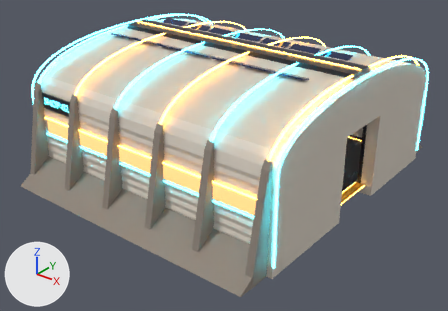
An edit to the FBX model My project/Assets/Resources/OutpostModules/Storage.fbx, drawn before and after from the same camera.
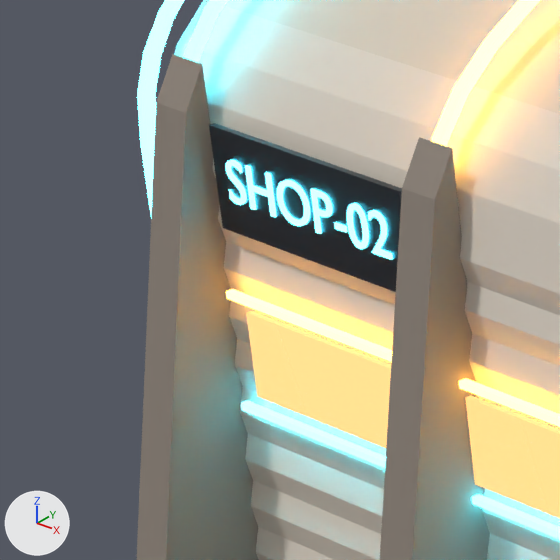
The first picture shows the older version from a 50 mm lens placed at (-0.12, -15.08, 9.3), pointed at (-11.58, -0.76, 0.42). The close-ups show the older and then the newer version on the part from 3% to 21% of the width and 24% to 50% of the height of that picture. Only the edits that show in the close-ups are written down. Lighting does not change. The marker at lower left points along +X, +Y and +Z. Where no turn or scale is listed for an object, it has been applied to the vertices. Vertices at exactly the same position are counted once.

Before the edit, the objects in view are built like this:
```python
me_storage_solid = bpy.data.meshes.new('Storage solid')
me_storage_solid.from_pydata(...)  # 500 vertices, 418 faces; spans x -16.38..-7.12, y -5.46..5.46, z -0.3..3.87
# faces by material slot: [236, 78, 22, 82]
me_storage_solid.materials.append(mat_shell_printed)  # pale yellow #d8cfc2
me_storage_solid.materials.append(mat_int_printed)  # pale yellow #cfc4b4
me_storage_solid.materials.append(mat_shell_gunmetal)  # dark grey #3a3d44
me_storage_solid.materials.append(mat_shell_printed_dark)  # grey #8c8278
me_storage_trim = bpy.data.meshes.new('Storage trim')
me_storage_trim.from_pydata(...)  # 3728 vertices, 4426 faces; spans x -16.43..-7.07, y -4.44..4.44, z -0.06..4.02
me_storage_trim.materials.append(mat_shell_window)  # black #0e141c, glowing orange #ffc27a
me_storage_trim.materials.append(mat_shell_gunmetal)  # dark grey #3a3d44
me_storage_trim.materials.append(mat_int_hazard)  # orange #e2a21b
me_storage_trim.materials.append(mat_shell_light_amber)  # black #000000, glowing orange #ffb547
me_storage_trim.materials.append(mat_shell_light_cyan)  # black #000000, glowing cyan #3fe0ff
me_storage_trim.materials.append(mat_int_rubber)  # black #1a1b1f
me_storage_trim.materials.append(mat_int_deck)  # dark grey #474b53
me_storage_trim.materials.append(mat_int_panel)  # white #e9e6e0
me_storage_trim.materials.append(mat_int_light_warm)  # black #000000, glowing beige #ffe9cf
me_storage_trim.materials.append(mat_shell_solar)  # dark blue #1c2a55
ob_storage_solid = bpy.data.objects.new('Storage solid', me_storage_solid)
ob_storage_solid.location = (0.0, 0.0, 0.0)
ob_storage_trim = bpy.data.objects.new('Storage trim', me_storage_trim)
ob_storage_trim.location = (0.0, 0.0, 0.0)
```
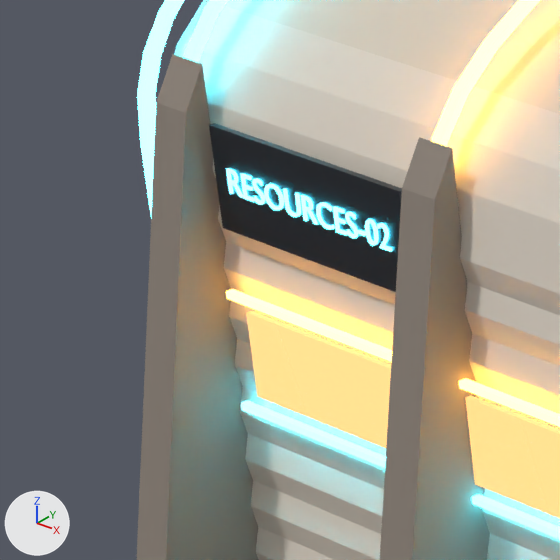
What changed in the scene script:
```text
Change me_storage_trim:
    used by ob_storage_trim; location = (0.0, 0.0, 0.0)
    remove me_storage_trim.from_pydata(...)  # 3728 vertices, 4426 faces; spans x -16.43..-7.07, y -4.44..4.44, z -0.06..4.02
    add me_storage_trim.from_pydata(...)  # 4612 vertices, 5736 faces; spans x -16.43..-7.07, y -4.44..4.44, z -0.06..4.02
    me_storage_trim part 1: the loose piece of 244 vertices spanning x -15.8..-15.68, y -4.41..-4.39, z 2.31..2.52 is copied, and the copy is scaled about its middle by (0.573, 1, 0.573), then moved by (0.16, 0.0, -0.01); it spans x -15.61..-15.54, y -4.41..-4.39, z 2.35..2.47
    me_storage_trim part 2: 214 vertices moved from x -15.78..-14.66, y -4.41..-4.39, z 2.31..2.52 to x -15.77..-14.66, y -4.41..-4.39, z 2.35..2.47; 620 vertices removed from x -15.8..-14.66, y -4.41..-4.39, z 2.31..2.52; 1260 vertices added at x -15.8..-14.66, y -4.41..-4.39, z 2.35..2.47
```

Location of each change, [x1, y1, x2, y2] in pixels of the close-ups (560 x 560 px; the box of a moved part takes in the faces that stretch with it):
part 1 of me_storage_trim, added
    after: [252, 178, 265, 205]
part 2 of me_storage_trim, moved or reshaped
    before: [225, 160, 393, 260]
    after: [226, 168, 392, 252]
